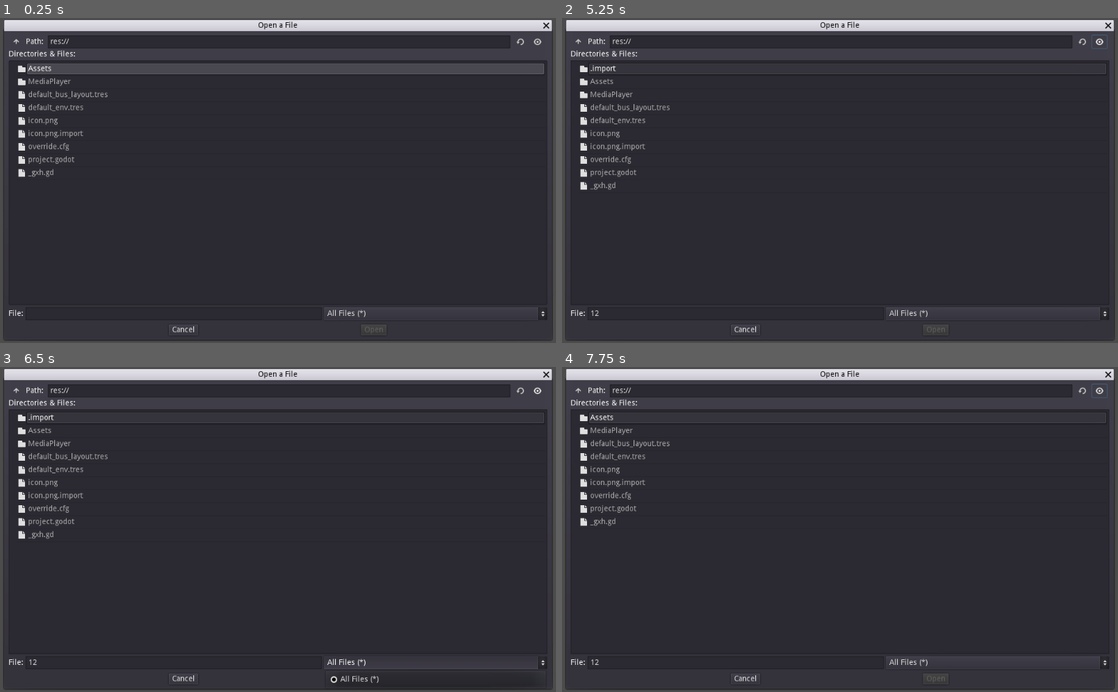
Above: before the commit, frames 1-4 (two rows, left to right).
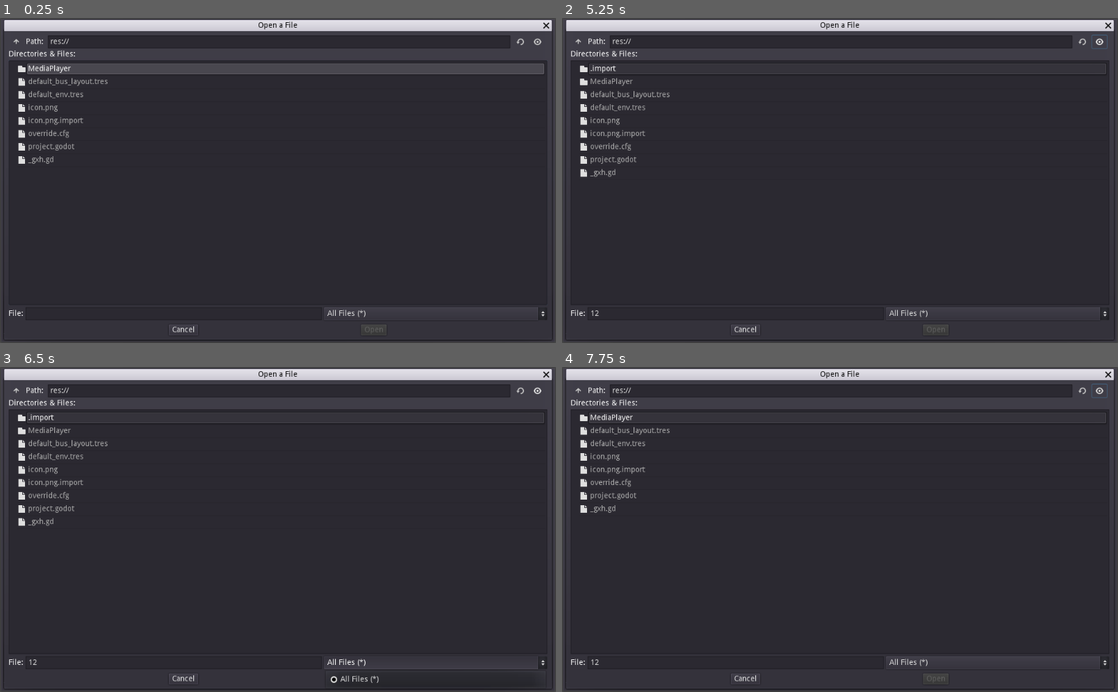
Above: after the commit, the same moments.

Repository: cromwellsimon/GDMediaPlayer
Game: Godot game, scene res://MediaPlayer/MediaPlayer.tscn
Two runs of this game, one before a commit and one after it. Both use one fixed random seed, a clock stepped at 60 frames per second and the inputs below.
Inputs (mouse positions are in pixels of both pictures, inside the frame that each line leads up to):
- Up to frame 1 (0.25 s): no input
- Up to frame 2 (5.25 s): click (734, 313) at 0.52 s; type "12" at 0.6 s; click (840, 333) at 1.25 s, where only the run after the commit has a clickable "Play"; click (840, 333) at 2 s, where only the run after the commit has a clickable "Play"; click (578, 40) at 2.75 s; click (578, 40) at 3.5 s; click (1084, 40) at 4.25 s; click (1101, 40) at 5 s
- Up to frame 3 (6.5 s): click "All Files (*)" at 5.75 s
- Up to frame 4 (7.75 s): click (1084, 389) at 6.5 s; click (1101, 389) at 7.25 s

The runs differ from the first frame. In frame 1, 0.8% of the frame differs, in the area x 3-20%, y 14-49%; in frame 2, 0.8%; in frame 3, 0.8%; in frame 4, 0.8%.

Commit message:
Did all of the name changing to convert the AudioPlayer and AVPlayer to be AudioVideoPlayer, got the Play/Pause button working, added some input to re-open the file dialog, and I think I got the video player working as well. I won't say that for certain though, I don't have any webm videos handy to test that out with lol

Diff:
--- a/Godot/Assets/MediaPlayerBusLayout.tres
+++ /dev/null
@@ -1,4 +0,0 @@
-[gd_resource type="AudioBusLayout" format=2]
-
-[resource]
-bus/0/volume_db = -80.0
--- a/Godot/MediaPlayer/AudioPlayer/AudioPlayer.gd
+++ /dev/null
@@ -1,38 +0,0 @@
-extends AudioStreamPlayer
-
-export(NodePath) var AVControls_path
-onready var controls = get_node(AVControls_path)
-
-var volume : float
-
-# Declare member variables here. Examples:
-# var a = 2
-# var b = "text"
-
-
-# Called when the node enters the scene tree for the first time.
-func _ready():
-	pass # Replace with function body.
-	update_volume()
-
-
-# Called every frame. 'delta' is the elapsed time since the previous frame.
-func _process(delta):
-	pass
-	if (self.playing):
-		controls.update_time_controls(self.get_playback_position())
-
-func play_stream(audio_stream):
-	self.set_stream(audio_stream)
-	self.play()
-	controls.init_time_controls(audio_stream.get_length())
-
-
-func update_volume() -> void:
-	AudioServer.set_bus_volume_db(AudioServer.get_bus_index("Master"), volume)
-
-
-func _on_Controls_on_volume_slider_changed(db):
-	pass # Replace with function body.
-	volume = db
-	update_volume()
--- a/Godot/MediaPlayer/AudioPlayer/AudioPlayer.tscn
+++ /dev/null
@@ -1,22 +0,0 @@
-[gd_scene load_steps=3 format=2]
-
-[ext_resource path="res://MediaPlayer/AVControls/AVControls.tscn" type="PackedScene" id=1]
-[ext_resource path="res://MediaPlayer/AudioPlayer/AudioPlayer.gd" type="Script" id=2]
-
-[node name="AudioPlayer" type="AudioStreamPlayer"]
-script = ExtResource( 2 )
-AVControls_path = NodePath("PanelContainer/AVControls")
-
-[node name="PanelContainer" type="PanelContainer" parent="."]
-anchor_right = 1.0
-anchor_bottom = 1.0
-
-[node name="AVControls" parent="PanelContainer" instance=ExtResource( 1 )]
-anchor_right = 0.0
-anchor_bottom = 0.0
-margin_left = 7.0
-margin_top = 7.0
-margin_right = 1017.0
-margin_bottom = 593.0
-
-[connection signal="on_volume_slider_changed" from="PanelContainer/AVControls" to="." method="_on_Controls_on_volume_slider_changed"]
--- a/Godot/MediaPlayer/AVControls/AVControls.gd
+++ b/Godot/MediaPlayer/AudioVideoControls/AudioVideoControls.gd
@@ -9,7 +9,7 @@
 export(NodePath) var TimeElapsed_path
 onready var time_elapsed = get_node(TimeElapsed_path)
 
-signal on_button_toggled(playing)
+signal on_play_pause_toggled(playing)
 signal on_volume_slider_changed(db)
 
 # Declare member variables here. Examples:
@@ -44,7 +44,7 @@
 func _on_PlayPause_toggled(button_pressed):
 	pass # Replace with function body.
 	update_play_pause_button_text()
-	emit_signal("on_button_toggled", button_pressed)
+	emit_signal("on_play_pause_toggled", !button_pressed)
 
 
 func _on_VolumeSlider_value_changed(value):
--- a/Godot/MediaPlayer/AVControls/AVControls.tscn
+++ b/Godot/MediaPlayer/AudioVideoControls/AudioVideoControls.tscn
@@ -1,8 +1,8 @@
 [gd_scene load_steps=2 format=2]
 
-[ext_resource path="res://MediaPlayer/AVControls/AVControls.gd" type="Script" id=1]
+[ext_resource path="res://MediaPlayer/AudioVideoControls/AudioVideoControls.gd" type="Script" id=1]
 
-[node name="AVControls" type="VBoxContainer"]
+[node name="AudioVideoControls" type="VBoxContainer"]
 anchor_right = 1.0
 anchor_bottom = 1.0
 alignment = 2
@@ -35,11 +35,11 @@
 margin_bottom = 600.0
 alignment = 1
 
-[node name="OpenFile" type="Button" parent="PlaybackButtons"]
+[node name="HSeparator" type="HSeparator" parent="PlaybackButtons"]
 margin_right = 338.0
 margin_bottom = 20.0
 size_flags_horizontal = 3
-text = "Open File"
+size_flags_vertical = 3
 
 [node name="PlayPause" type="Button" parent="PlaybackButtons"]
 margin_left = 342.0
--- /dev/null
+++ b/Godot/MediaPlayer/AudioVideoPlayer/AudioVideoPlayer.gd
@@ -0,0 +1,59 @@
+extends PanelContainer
+
+export(NodePath) var AudioVideoControls_path
+onready var controls = get_node(AudioVideoControls_path)
+
+export(NodePath) var AudioStreamPlayer_path
+onready var audio_stream_player : AudioStreamPlayer = get_node(AudioStreamPlayer_path)
+
+export(NodePath) var VideoPlayer_path
+onready var video_player : VideoPlayer = get_node(VideoPlayer_path)
+
+var volume : float
+
+# Declare member variables here. Examples:
+# var a = 2
+# var b = "text"
+
+
+# Called when the node enters the scene tree for the first time.
+func _ready():
+	pass # Replace with function body.
+	update_volume()
+
+
+# Called every frame. 'delta' is the elapsed time since the previous frame.
+func _process(delta):
+	pass
+	if (audio_stream_player.is_playing()):
+		controls.update_time_controls(audio_stream_player.get_playback_position())
+	elif (video_player.is_playing()):
+		controls.update_time_controls(video_player.get_stream_position())
+
+func play_audio_stream(audio_stream) -> void:
+	audio_stream_player.set_stream(audio_stream)
+	audio_stream_player.play()
+	controls.init_time_controls(audio_stream.get_length())
+
+func play_video_stream(video_stream) -> void:
+	video_player.set_stream(video_stream)
+	video_player.play()
+	controls.init_time_controls(video_stream.get_length())
+
+
+func update_volume() -> void:
+	AudioServer.set_bus_volume_db(AudioServer.get_bus_index("Master"), volume)
+
+
+func _on_AudioVideoControls_on_play_pause_toggled(playing):
+	pass # Replace with function body.
+	if (audio_stream_player.is_playing()):
+		audio_stream_player.set_stream_paused(!playing)
+	elif (video_player.is_playing()):
+		video_player.set_paused(!playing)
+
+
+func _on_AudioVideoControls_on_volume_slider_changed(db):
+	pass # Replace with function body.
+	volume = db
+	update_volume()
--- /dev/null
+++ b/Godot/MediaPlayer/AudioVideoPlayer/AudioVideoPlayer.tscn
@@ -0,0 +1,39 @@
+[gd_scene load_steps=3 format=2]
+
+[ext_resource path="res://MediaPlayer/AudioVideoControls/AudioVideoControls.tscn" type="PackedScene" id=1]
+[ext_resource path="res://MediaPlayer/AudioVideoPlayer/AudioVideoPlayer.gd" type="Script" id=2]
+
+[node name="AudioVideoPlayer" type="PanelContainer"]
+anchor_right = 1.0
+anchor_bottom = 1.0
+size_flags_horizontal = 3
+size_flags_vertical = 3
+script = ExtResource( 2 )
+AudioVideoControls_path = NodePath("VBoxContainer/AudioVideoControls")
+AudioStreamPlayer_path = NodePath("AudioStreamPlayer")
+VideoPlayer_path = NodePath("VBoxContainer/VideoPlayer")
+
+[node name="AudioStreamPlayer" type="AudioStreamPlayer" parent="."]
+
+[node name="VBoxContainer" type="VBoxContainer" parent="."]
+margin_left = 7.0
+margin_top = 7.0
+margin_right = 1017.0
+margin_bottom = 593.0
+alignment = 2
+
+[node name="VideoPlayer" type="VideoPlayer" parent="VBoxContainer"]
+margin_right = 1010.0
+margin_bottom = 542.0
+size_flags_horizontal = 3
+size_flags_vertical = 3
+
+[node name="AudioVideoControls" parent="VBoxContainer" instance=ExtResource( 1 )]
+anchor_right = 0.0
+anchor_bottom = 0.0
+margin_top = 546.0
+margin_right = 1010.0
+margin_bottom = 586.0
+
+[connection signal="on_play_pause_toggled" from="VBoxContainer/AudioVideoControls" to="." method="_on_AudioVideoControls_on_play_pause_toggled"]
+[connection signal="on_volume_slider_changed" from="VBoxContainer/AudioVideoControls" to="." method="_on_AudioVideoControls_on_volume_slider_changed"]
--- a/Godot/MediaPlayer/MediaPlayer.gd
+++ b/Godot/MediaPlayer/MediaPlayer.gd
@@ -1,11 +1,9 @@
 extends Control
 
-export(PackedScene) var AudioPlayer_scene_path
-export(PackedScene) var VideoPlayer_scene_path
+export(PackedScene) var AudioVideoPlayer_scene_path
 export(PackedScene) var PhotoViewer_scene_path
 
-var audio_player
-var video_player
+var audio_video_player
 var photo_viewer
 
 export(NodePath) var Popup_path
@@ -26,10 +24,24 @@
 #func _process(delta):
 #	pass
 
+func _input(_event):
+	if(Input.is_action_just_pressed("open")):
+		popup.popup()
+
 func _on_FileDialog_file_selected(path):
 	pass # Replace with function body.
+	audio_video_player.queue_free()
+	photo_viewer.queue_free()
 	if (str(path).ends_with(".ogg")):
-		audio_player = AudioPlayer_scene_path.instance()
-		self.add_child(audio_player)
+		instance_audio_video_player()
 		var audio_stream = load(path)
-		audio_player.play_stream(audio_stream)
+		audio_video_player.play_audio_stream(audio_stream)
+	elif (str(path).ends_with(".webm")):
+		instance_audio_video_player()
+		var video_stream = load(path)
+		audio_video_player.play_video_stream(video_stream)
+
+
+func instance_audio_video_player():
+	audio_video_player = AudioVideoPlayer_scene_path.instance()
+	self.add_child(audio_video_player)
--- a/Godot/MediaPlayer/MediaPlayer.tscn
+++ b/Godot/MediaPlayer/MediaPlayer.tscn
@@ -1,13 +1,13 @@
 [gd_scene load_steps=3 format=2]
 
 [ext_resource path="res://MediaPlayer/MediaPlayer.gd" type="Script" id=1]
-[ext_resource path="res://MediaPlayer/AudioPlayer/AudioPlayer.tscn" type="PackedScene" id=4]
+[ext_resource path="res://MediaPlayer/AudioVideoPlayer/AudioVideoPlayer.tscn" type="PackedScene" id=4]
 
 [node name="MediaPlayer" type="Control"]
 anchor_right = 1.0
 anchor_bottom = 1.0
 script = ExtResource( 1 )
-AudioPlayer_scene_path = ExtResource( 4 )
+AudioVideoPlayer_scene_path = ExtResource( 4 )
 Popup_path = NodePath("FileDialog")
 
 [node name="FileDialog" type="FileDialog" parent="."]
@@ -18,4 +18,6 @@
 resizable = true
 mode = 0
 
+[node name="AudioVideoPlayer" parent="." instance=ExtResource( 4 )]
+
 [connection signal="file_selected" from="FileDialog" to="." method="_on_FileDialog_file_selected"]
--- a/Godot/project.godot
+++ b/Godot/project.godot
@@ -14,9 +14,13 @@
 run/main_scene="res://MediaPlayer/MediaPlayer.tscn"
 config/icon="res://icon.png"
 
-[audio]
+[input]
 
-default_bus_layout="res://Assets/MediaPlayerBusLayout.tres"
+open={
+"deadzone": 0.5,
+"events": [ Object(InputEventKey,"resource_local_to_scene":false,"resource_name":"","device":0,"alt":false,"shift":false,"control":true,"meta":false,"command":true,"pressed":false,"scancode":79,"physical_scancode":0,"unicode":0,"echo":false,"script":null)
+ ]
+}
 
 [physics]
 
